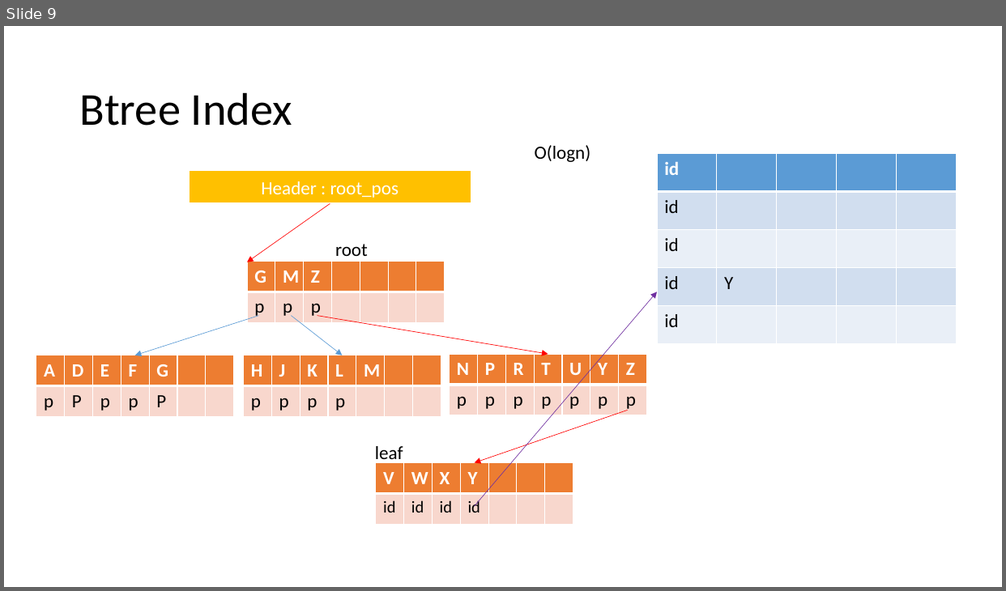
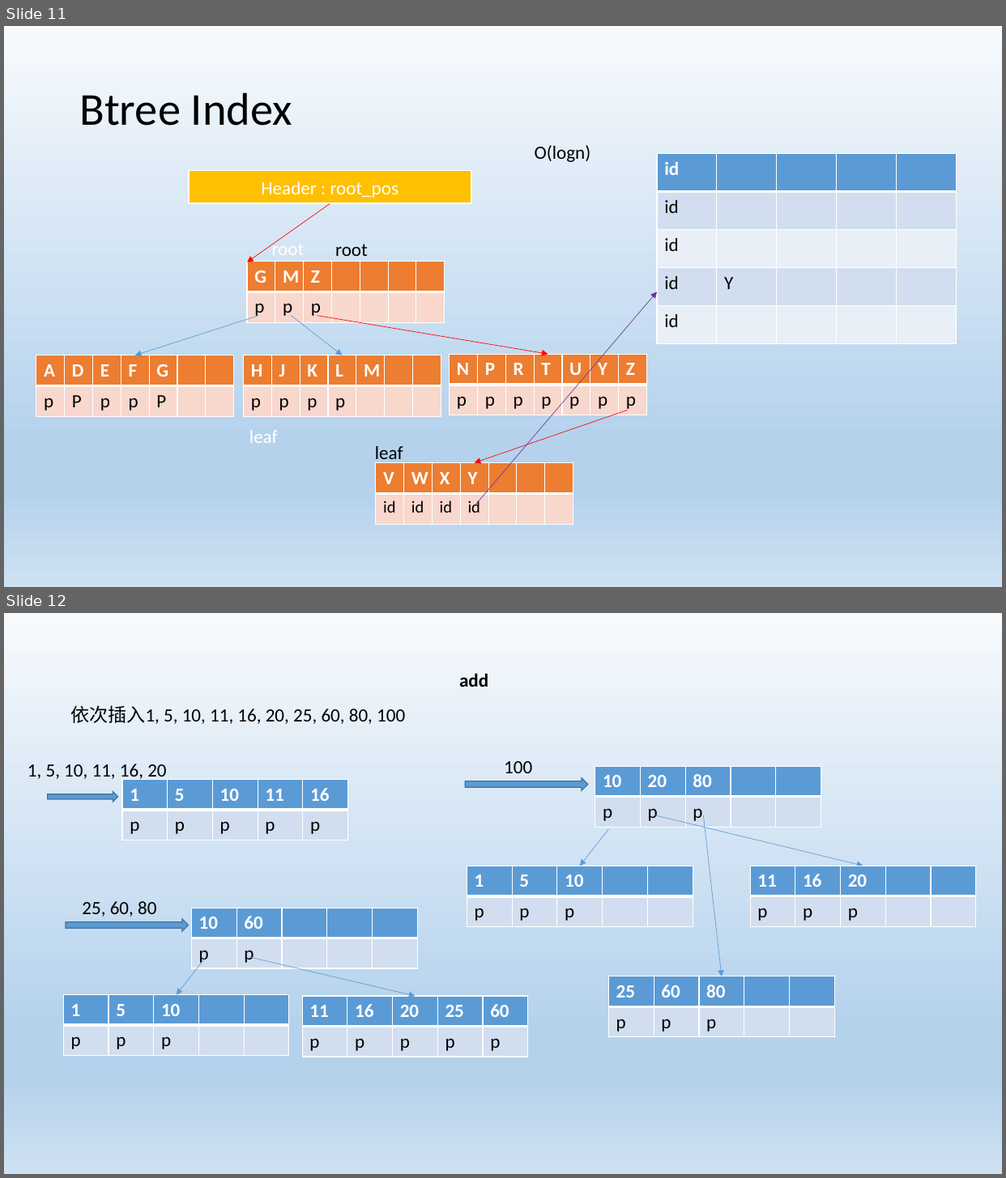
Before and after one commit to zoujunrong/weclu, a slide deck: weclu.pptx. Shown one above the other, each under a label of ours: slide 9 before the commit, slides 11 and 12 after it. The pictures are 1006x591 and 1006x1178 pixels, drawn with LibreOffice and Linux fonts; fonts in the diff are those of the drawing. Boxes give left, top, right and bottom in pixels: in the first picture for what was removed or moved away, otherwise in the second. Text is boxed around its words. In the diff, an @@ line names an element or a change of style, - is before the commit and + after.

```diff
--- a/weclu.pptx
+++ b/weclu.pptx
@@ slide 12 added at (x1=4, y1=613, x2=1002, y2=1174), background gradient #F7FAFD to #B5D2EC to #CEE1F2 @@
@@ text added at (x1=459, y1=673, x2=488, y2=687), 18 pt, text #000000, bold @@
+add
@@ text added at (x1=70, y1=705, x2=405, y2=724), 18 pt, text #000000 @@
+依次插入1, 5, 10, 11, 16, 20, 25, 60, 80, 100
@@ text added at (x1=27, y1=764, x2=166, y2=782), 18 pt, text #000000 @@
+1, 5, 10, 11, 16, 20
@@ table added at (x1=122, y1=779, x2=347, y2=840), 2 rows, 5 columns @@
+1 | 5 | 10 | 11 | 16
+p | p | p | p | p
@@ right arrow added at (x1=465, y1=778, x2=588, y2=790), fill #5B9BD5, outline #43739E 1 pt @@
@@ text added at (x1=504, y1=761, x2=532, y2=773), 18 pt, text #000000 @@
+100
@@ table added at (x1=595, y1=766, x2=820, y2=827), 2 rows, 5 columns @@
+10 | 20 | 80 |  | 
+p | p | p |  | 
@@ right arrow added at (x1=48, y1=792, x2=117, y2=802), fill #5B9BD5, outline #43739E 1 pt @@
@@ arrow added from (609, 829) to (580, 866), #5B9BD5 0.5 pt @@
@@ arrow added from (654, 815) to (863, 866), #5B9BD5 0.5 pt @@
@@ arrow added from (703, 815) to (722, 977), #5B9BD5 0.5 pt @@
@@ table added at (x1=467, y1=866, x2=691, y2=926), 2 rows, 5 columns @@
+1 | 5 | 10 |  | 
+p | p | p |  | 
@@ table added at (x1=750, y1=866, x2=975, y2=926), 2 rows, 5 columns @@
+11 | 16 | 20 |  | 
+p | p | p |  | 
@@ text added at (x1=82, y1=901, x2=156, y2=917), 18 pt, text #000000 @@
+25, 60, 80
@@ right arrow added at (x1=66, y1=919, x2=188, y2=931), fill #5B9BD5, outline #43739E 1 pt @@
@@ table added at (x1=192, y1=908, x2=416, y2=969), 2 rows, 5 columns @@
+10 | 60 |  |  | 
+p | p |  |  | 
@@ arrow added from (206, 958) to (177, 995), #5B9BD5 0.5 pt @@
@@ arrow added from (249, 957) to (415, 996), #5B9BD5 0.5 pt @@
@@ table added at (x1=609, y1=977, x2=833, y2=1037), 2 rows, 5 columns @@
+25 | 60 | 80 |  | 
+p | p | p |  | 
@@ table added at (x1=63, y1=995, x2=288, y2=1055), 2 rows, 5 columns @@
+1 | 5 | 10 |  | 
+p | p | p |  | 
@@ table added at (x1=302, y1=996, x2=526, y2=1057), 2 rows, 5 columns @@
+11 | 16 | 20 | 25 | 60
+p | p | p | p | p
@@ what was slide 9 is now slide 11 @@
@@ slide 11 changed as well @@
@@ background #FFFFFF to gradient #F7FAFD to #B5D2EC to #CEE1F2 @@
@@ text added at (x1=249, y1=430, x2=278, y2=443), 18 pt, text #FFFFFF @@
+leaf
```
Also in this commit, not shown: 12 other slides changed, 7 other slides added, 1 slide removed, 9 other files.
